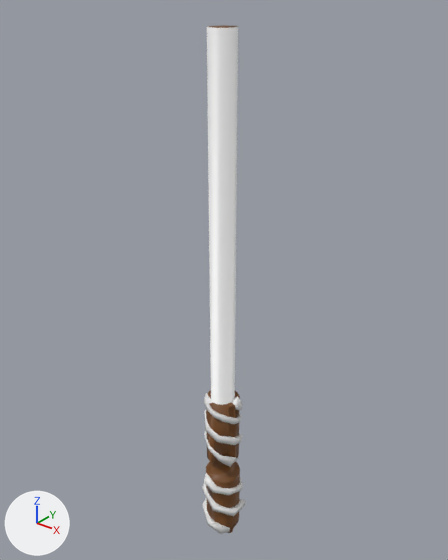
An edit to the FBX model Assets/Art/Models/sablesLaserViento.fbx, drawn before and after from the same camera.
One viewpoint serves both versions: a 50 mm lens placed at (59.7, -21.8, 26.8), pointed at (41.6, 0.8, 12.8). Lighting does not change. The marker at lower left points along +X, +Y and +Z. Where no turn or scale is listed for an object, it has been applied to the vertices. Vertices at the same position are counted once.

The older version as bpy lines, for what is in view:
```python
me_cylinder_010 = bpy.data.meshes.new('Cylinder.010')
me_cylinder_010.from_pydata(...)  # 345 vertices, 354 faces; spans x -1.3..1.3, y -1.3..1.3, z -2.9..25.0
# faces by material slot: [149, 205]
me_cylinder_010.materials.append(mat_brownmetal)  # brown #73471c
me_cylinder_010.materials.append(mat_brownluminous)  # white #e7e7e7
ob_mango_006 = bpy.data.objects.new('Mango.006', me_cylinder_010)
ob_mango_006.location = (42.14, 0.0, 0.0)
```
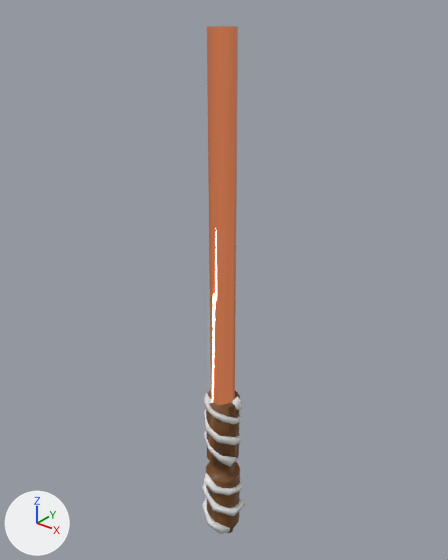
Where the change shows, as pixel boxes (x1, y1, x2, y2) in the pictures (448 x 560 px):
part 1 of me_cylinder_010, recoloured: (207, 25, 238, 28) in both
part 2 of me_cylinder_010, recoloured (white to orange): (207, 27, 238, 405) in both

What changed in the scene script:
```text
Add mat_brown:
    mat_brown = principled_material('Brown')
    mat_brown.base_color = (1.0, 0.305, 0.13)  # orange #ff9665
    mat_brown.metallic = 1.0
    mat_brown.roughness = 0.0
Change me_cylinder_010:
    where me_cylinder_010.from_pydata(...)  # 345 vertices, 354 faces; spans x -1.3..1.3, y -1.3..1.3, z -2.9..25.0
    used by ob_mango_006; location = (42.14, 0.0, 0.0)
    me_cylinder_010 part 1: the 1 face centred in x 0.0, y 0.0, z 25.0 switches from mat_brownmetal (brown #73471c) to mat_brown (orange #ff9665)
    me_cylinder_010 part 2: all 15 faces centred in x -0.6..0.6, y -0.7..0.7, z 15.6 switch from mat_brownluminous (white #e7e7e7) to mat_brown (orange #ff9665)
```
